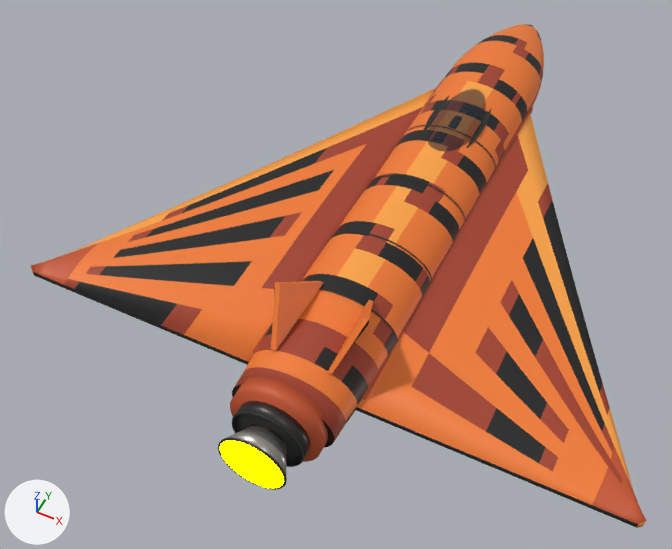
The glTF model ThoriumGap_JS/models/Ship_TigerWing_10.glb, before and after one commit.
Before and after are seen from a 50 mm lens placed at (2.67, -7.61, 7.55), pointed at (-0.56, -1.16, -0.51). The axes (+X, +Y, +Z) are drawn at lower left. The lights are the same throughout. The picture after the commit comes second. Where no turn or scale is listed for an object, it has been applied to the vertices.

In view in the first picture: 'AftCollar_IntegratedSingleEngineBand', 'CanopyGlass_LowInsetDome', 'EngineBell_Center_BroadBurnishedNozzle', 'EngineBlock_AftDarkSingleEngineHousing', 'EngineEmitter', 'Fuselage_OrganicEllipsoidTaperedBody_BakedPaint', 'TailFin_Left_CantedStabilizer', 'TailFin_Right_CantedStabilizer', 'Wing_Left_LongDeltaAerofoil_BakedPaint', 'Wing_Right_LongDeltaAerofoil_BakedPaint' and 11 more.
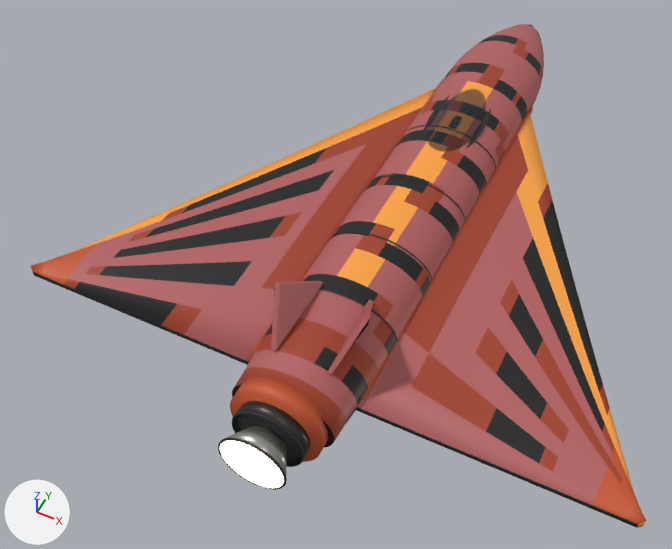
What the commit changed:
In material 'EngineGlow' (mat_engineglow), emission_color goes from (1.0, 1.0, 0.0) (yellow #ffff00) to (0.62, 0.57, 0.4) (beige #cec7aa).
Material 'Ship_TigerClassLongWing_PatrolLongWing_pure_long_delta_BoldSparse_Seed296919_Hull_Main' (mat_ship_tigerclasslongwing_patrollongwing_pure_long_delta_boldsparse_seed296919_hull_main) changes colour from orange #f17c30 to pink #b36161; in linear values from (0.88, 0.2, 0.03) to (0.45, 0.12, 0.12).

Pixel boxes (x1, y1, x2, y2) of what changed, in the pictures (672 x 549 px):
'Wing_Right_LongDeltaAerofoil_BakedPaint', recoloured: (356, 129, 615, 508) in both
'Wing_Left_LongDeltaAerofoil_BakedPaint', recoloured: (65, 88, 436, 365) in both
'Fuselage_OrganicEllipsoidTaperedBody_BakedPaint', recoloured: (243, 24, 544, 423) in both
'TailFin_Left_CantedStabilizer', recoloured: (271, 281, 324, 351) in both
'EngineEmitter', recoloured (yellow to beige): (220, 440, 284, 488) in both
'TailFin_Right_CantedStabilizer', recoloured: (328, 300, 373, 374) in both
